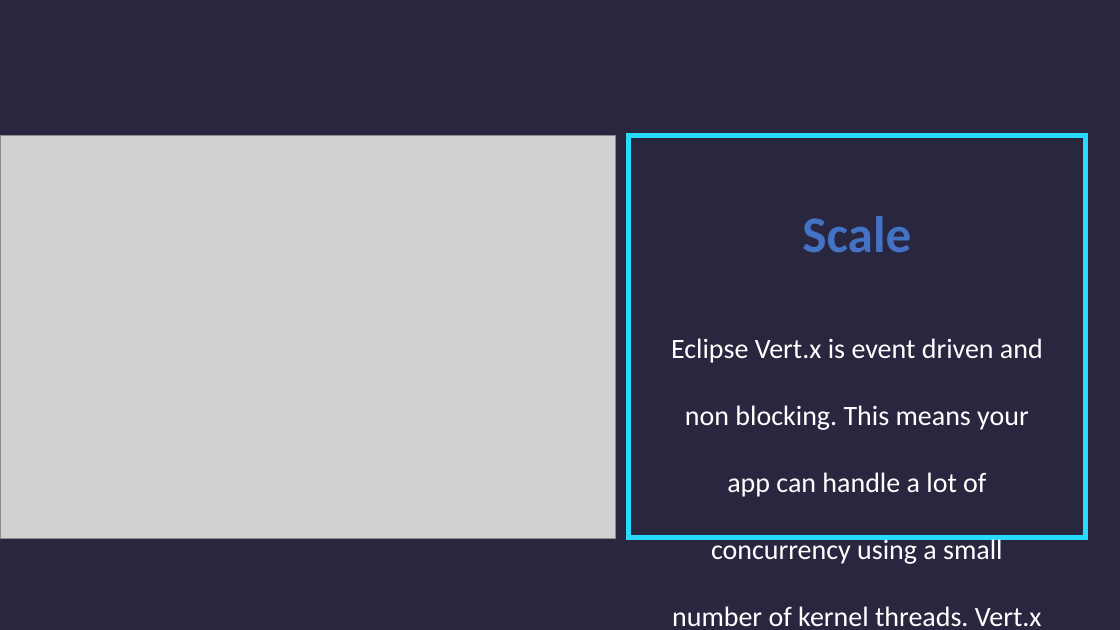
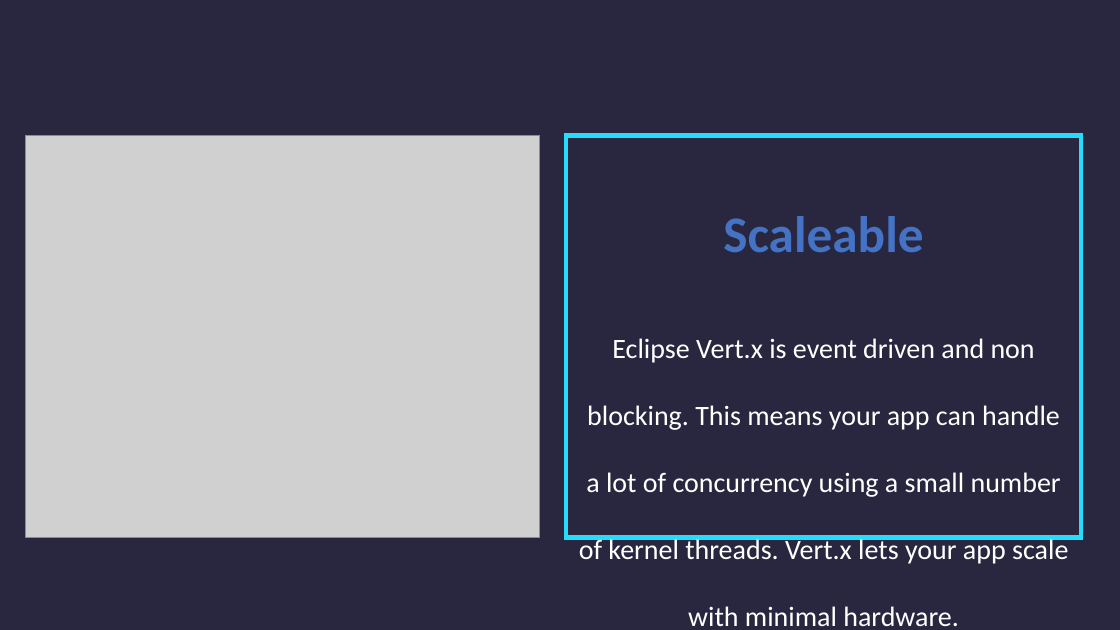
Before and after one commit to Sayrax97/SOA-Vert.x, a slide deck: slide 3 of Vert_x.pptx. Drawn at 1120x630 pixels with LibreOffice and Linux fonts; fonts in the diff are those of the drawing; grey boxes stand for pictures. Boxes give left, top, right and bottom in pixels: in the first picture for what was removed or moved away, otherwise in the second. Text is boxed around its words. In the diff, an @@ line names an element or a change of style, - is before the commit and + after.

```diff
--- a/Vert_x.pptx
+++ b/Vert_x.pptx
@@ picture resized from (x1=0, y1=135, x2=616, y2=538) to (x1=26, y1=135, x2=540, y2=537) @@
@@ rectangle resized from (x1=628, y1=135, x2=1086, y2=537) to (x1=566, y1=135, x2=1081, y2=537) @@
@@ text "Scaleable" moved from (x1=671, y1=216, x2=1043, y2=626) to (x1=579, y1=216, x2=1068, y2=626) @@
@@ text at (x1=723, y1=216, x2=923, y2=253): text changed @@
-Scale
+Scaleable
```
Also in this commit, not shown: 5 other slides changed, 4 slides added, 4 slides removed, 2 other files.
